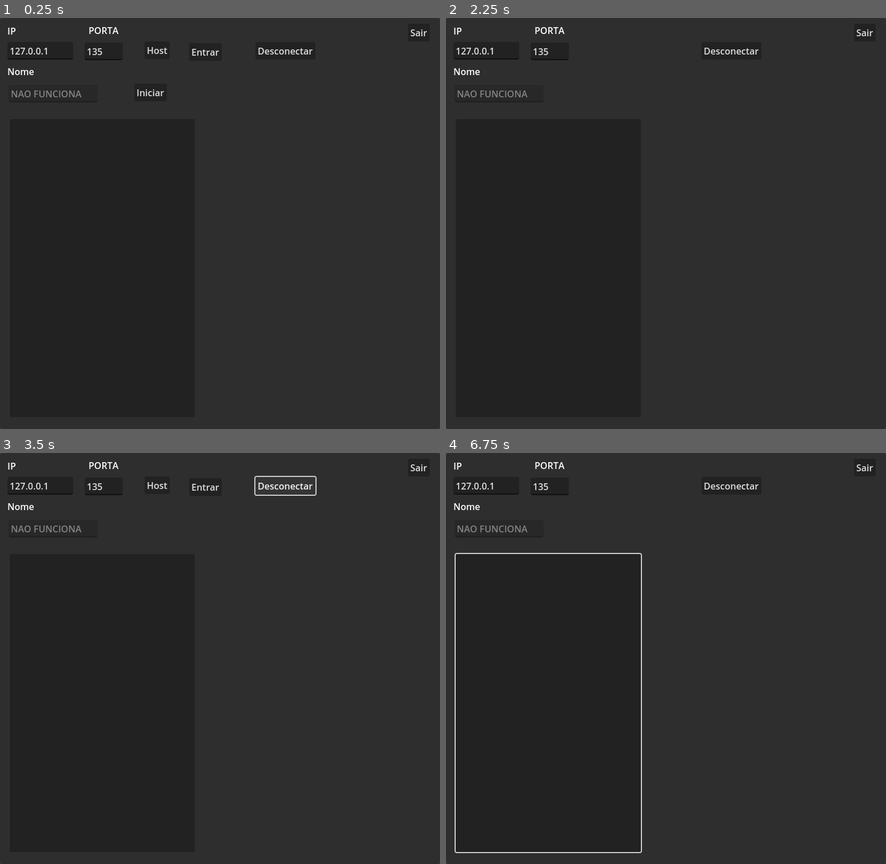
Above: before the commit, frames 1-4 (two rows, left to right).
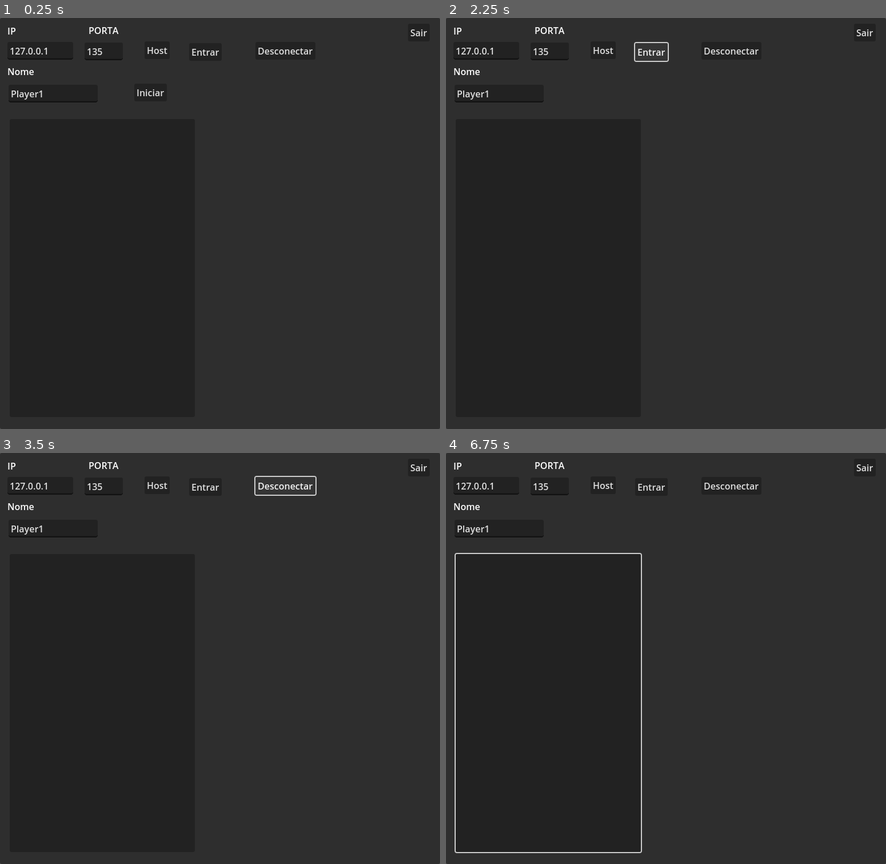
Above: after the commit, the same moments.

Repository: LeandroRogalaBritez/duck-hunt-online
Game: Godot game, scene res://scenes/lobby/lobby.tscn
The game is run twice, just before and just after one commit, with the same random seed, the same clock (stepped at 60 frames per second) and the same inputs.
Inputs (mouse positions are in pixels of both pictures, inside the frame that each line leads up to):
- Up to frame 1 (0.25 s): no input
- Up to frame 2 (2.25 s): click "Host" at 0.5 s; click "Desconectar" at 1.25 s; click "Entrar" at 2 s
- Up to frame 3 (3.5 s): click "Desconectar" at 2.75 s
- Up to frame 4 (6.75 s): click "Entrar" at 3.5 s; click "Desconectar" at 4.25 s; click "Entrar" at 5 s; tap Enter at 5.75 s; move the mouse to (762, 637) at 5.77 s; press the mouse at (762, 637) at 5.78 s; tap Space at 6.5 s; move the mouse to (578, 679) at 6.52 s; release the mouse at (578, 679) at 6.53 s; click (578, 679) at 6.6 s

The runs differ from the first frame. In frame 1, 0.2% of the frame differs, in the area x 2-19%, y 17-20%; in frame 2, 0.3%, in the area x 2-51%, y 5-20%; in frame 3, 0.2%; in frame 4, 0.2%.
Error after the commit: Compile Error: (res://scenes/lobby/lobby.gd:-1)

Commit message:
adicionado som do alvo no mp, adicionado nome no lobby e melhorado sistema de multiplayer para ser global e poder desconectar caso alguém caia.

Diff:
--- a/project.godot
+++ b/project.godot
@@ -14,6 +14,10 @@
 run/main_scene="res://scenes/lobby/lobby.tscn"
 config/features=PackedStringArray("4.3", "GL Compatibility")
 config/icon="res://icon.svg"
+
+[autoload]
+
+GameManager="*res://scenes/gamemanager.gd"
 
 [display]
 
--- a/scenes/alvo/alvo.gd
+++ b/scenes/alvo/alvo.gd
@@ -17,7 +17,7 @@
 
 func _ready() -> void:
 	set_multiplayer_authority(name.to_int())
-	label.text = name
+	label.text = GameManager._get_nome(name)
 
 func _process(delta: float) -> void:
 	if is_multiplayer_authority():
@@ -31,7 +31,7 @@
 			if pode_atirar:
 				main._on_alvo_atirou()
 				pode_atirar = false
-				audio.play()
+				_on_alvo_atirou.rpc()
 				timer_recarga.start()
 				if pato_na_mira != null and pato_na_mira.vivo:
 					pato_na_mira.morreu.rpc()
@@ -43,6 +43,10 @@
 func _on_area_2d_body_exited(body: Node2D) -> void:
 	pato_na_mira = null
 
+@rpc("any_peer", "call_local")
+func _on_alvo_atirou() -> void:
+	audio.play()
+
 func _on_timer_recarga_timeout() -> void:
 	audio_recarga.play()
 	await audio_recarga.finished
--- a/scenes/lobby/lobby.gd
+++ b/scenes/lobby/lobby.gd
@@ -1,17 +1,10 @@
 extends Control
 
-var _peer
-var _players = []
-
 func _on_host_pressed() -> void:
-	_peer = ENetMultiplayerPeer.new()
-	_peer.set_bind_ip($Panel/LineEditIp.text)
-	_peer.create_server($Panel/LineEditPorta.text.to_int())
-	multiplayer.multiplayer_peer = _peer
-	multiplayer.peer_connected.connect(_add_player)
-	multiplayer.peer_disconnected.connect(_remove_player)
+	GameManager._player_nome = $Panel/LineEditNome.text
+	GameManager._create_server($Panel/LineEditIp.text, $Panel/LineEditPorta.text.to_int())
 	_disable_buttons()
-	_add_player()
+	GameManager._add_player(1, $Panel/LineEditNome.text)
 
 func _disable_buttons():
 	$Panel/Host.visible = false
@@ -21,46 +14,28 @@
 	$Panel/Host.visible = true
 	$Panel/Entrar.visible = true
 
-func _volta_tela_inicial() -> void:
-	get_tree().change_scene_to_file("res://scenes/lobby/lobby.tscn")
-
 func _on_entrar_pressed() -> void:
 	$Panel/Iniciar.visible = false
-	_peer = ENetMultiplayerPeer.new()
-	_peer.create_client($Panel/LineEditIp.text, $Panel/LineEditPorta.text.to_int())
-	multiplayer.multiplayer_peer = _peer
+	GameManager._player_nome = $Panel/LineEditNome.text
+	GameManager._join_server($Panel/LineEditIp.text, $Panel/LineEditPorta.text.to_int())
 	_disable_buttons()
 
-@rpc("any_peer", "call_local")
-func _update_players_list(_players_update):
-	_players = _players_update
+func _on_desconectar_pressed() -> void:
+	GameManager._on_desconected()
+	_able_buttons()
 	$Panel/PlayerList.clear()
-	for p in _players:
-		$Panel/PlayerList.add_item(str(p), null, false)
-
-func _on_desconectar_pressed() -> void:
-	_peer.close()
-	_able_buttons()
-	_players = []
-	$Panel/PlayerList.clear()
+	$Panel/Iniciar.visible = true
 
 func _on_fechar_pressed() -> void:
 	get_tree().quit()
 
-func _add_player(_id = 1):
-	_players.append(_id)
-	_update_players_list.rpc(_players)
-
-func _remove_player(_id = 1):
-	_players.remove_at(_players.find(_id))
-	_update_players_list.rpc(_players)
-
 func _on_iniciar_pressed() -> void:
-	if _peer:
+	if GameManager._peer:
 		_start_game.rpc()
 		return
 	_start_game()
 
 @rpc("any_peer", "call_local")
 func _start_game() -> void:
+	GameManager._gera_dicionario()
 	get_tree().change_scene_to_file("res://scenes/main/main.tscn")
--- a/scenes/lobby/lobby.tscn
+++ b/scenes/lobby/lobby.tscn
@@ -74,9 +74,8 @@
 offset_top = 117.0
 offset_right = 171.0
 offset_bottom = 148.0
-text = "NAO FUNCIONA"
+text = "Player1"
 placeholder_text = "Player1"
-editable = false
 
 [node name="Host" type="Button" parent="Panel"]
 layout_mode = 0
--- a/scenes/main/main.gd
+++ b/scenes/main/main.gd
@@ -46,8 +46,8 @@
 func _ready() -> void:
 	if multiplayer.is_server():
 		pass
-		#var bus_index = AudioServer.get_bus_index("Master")
-		#AudioServer.set_bus_volume_db(bus_index, -10000)
+	#var bus_index = AudioServer.get_bus_index("Master")
+	#AudioServer.set_bus_volume_db(bus_index, -10000)
 
 	_create_alvos.rpc()
 
